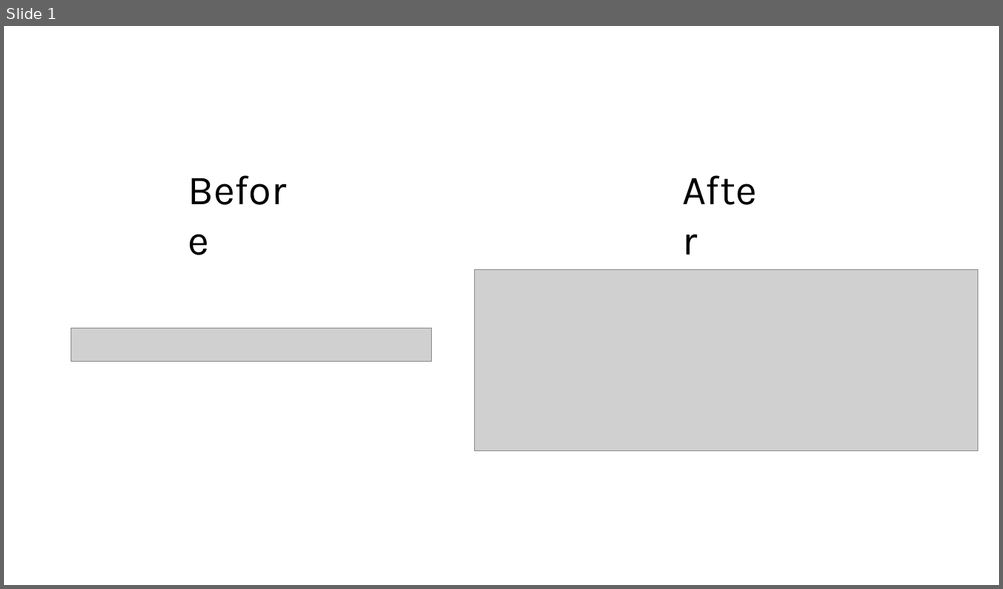
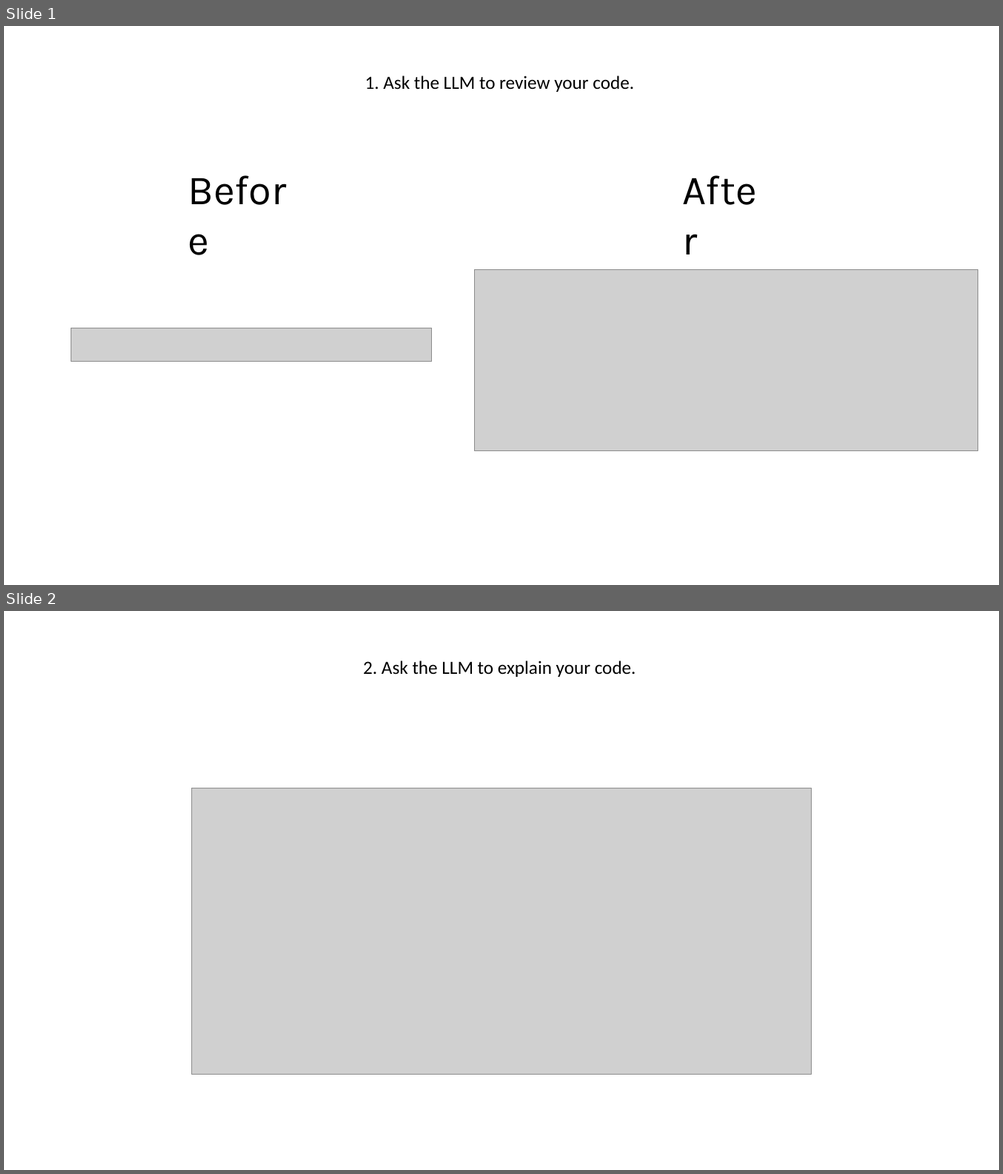
Before and after one commit to jogis0/LLM_Labs, a slide deck: Lab2/LLM_Homework_1_3.pptx. Shown one above the other, each under a label of ours: slide 1 before the commit, slides 1 and 2 after it. The pictures are 1003x589 and 1003x1174 pixels, drawn with LibreOffice and Linux fonts; fonts in the diff are those of the drawing; grey boxes stand for pictures. Boxes give left, top, right and bottom in pixels: in the first picture for what was removed or moved away, otherwise in the second. Text is boxed around its words. In the diff, an @@ line names an element or a change of style, - is before the commit and + after.

```diff
--- a/Lab2/LLM_Homework_1_3.pptx
+++ b/Lab2/LLM_Homework_1_3.pptx
@@ slide 2 added at bbox=[4, 611, 999, 1170], background #FFFFFF @@
@@ text added at bbox=[363, 661, 636, 677], 18 pt, text #000000 @@
+2. Ask the LLM to explain your code.
@@ picture added at bbox=[192, 788, 811, 1075] @@
@@ slide 1 changed as well @@
@@ text added at bbox=[365, 76, 634, 92], 18 pt, text #000000 @@
+1. Ask the LLM to review your code.
```
Also in this commit, not shown: 4 other slides changed, 1 slide removed, 1 other file.
